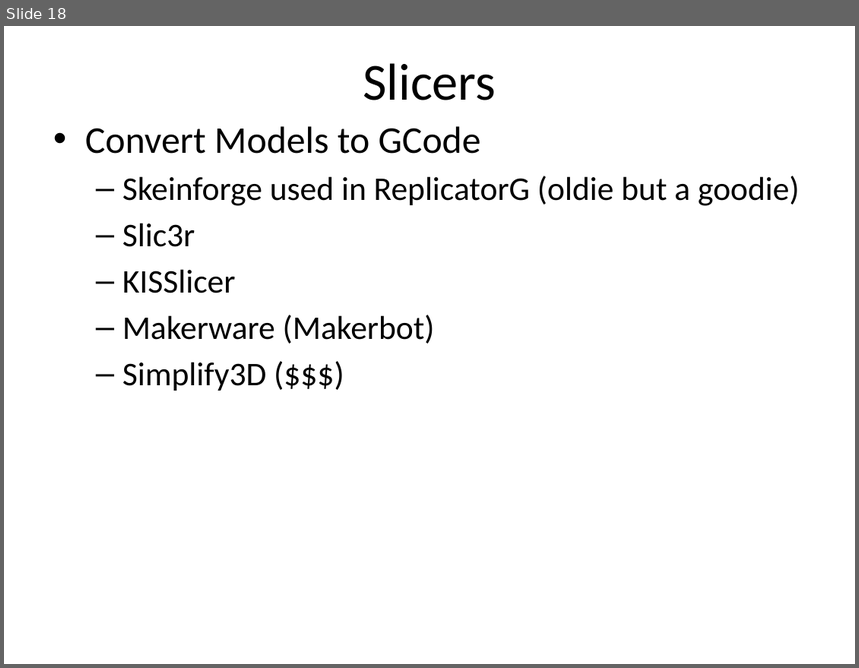
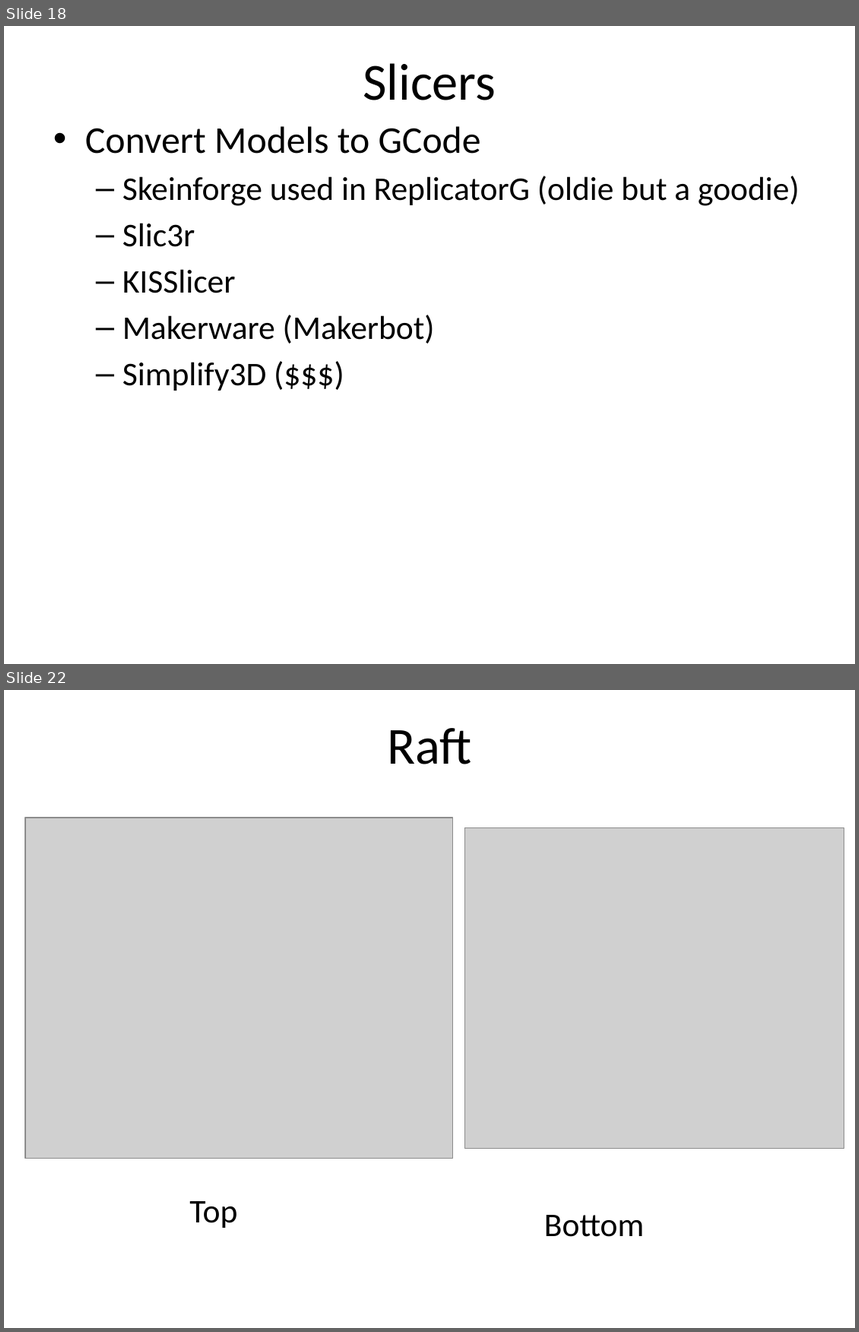
Before and after one commit to dykebert/GDI_3D_Printing_Intro, a slide deck: Introduction to 3D Printing.pptx. Shown one above the other, each under a label of ours: slide 18 before the commit, slides 18 and 22 after it; the slides between them are not shown. The pictures are 859x668 and 859x1332 pixels, drawn with LibreOffice and Linux fonts; fonts in the diff are those of the drawing; grey boxes stand for pictures. Boxes give left, top, right and bottom in pixels: in the first picture for what was removed or moved away, otherwise in the second. Text is boxed around its words. In the diff, an @@ line names an element or a change of style, - is before the commit and + after.

```diff
--- a/Introduction to 3D Printing.pptx
+++ b/Introduction to 3D Printing.pptx
@@ slide 22 added at bbox=[4, 690, 855, 1328], background #FFFFFF @@
@@ title added at bbox=[387, 728, 472, 764], 44 pt, text #000000 @@
+Raft
@@ picture added at bbox=[25, 818, 452, 1158] @@
@@ picture added at bbox=[465, 828, 844, 1149] @@
@@ text added at bbox=[189, 1201, 237, 1228], 28 pt, text #000000 @@
+Top
@@ text added at bbox=[544, 1215, 644, 1237], 28 pt, text #000000 @@
+Bottom
```
Also in this commit, not shown: 2 slides changed, 3 other slides added.
